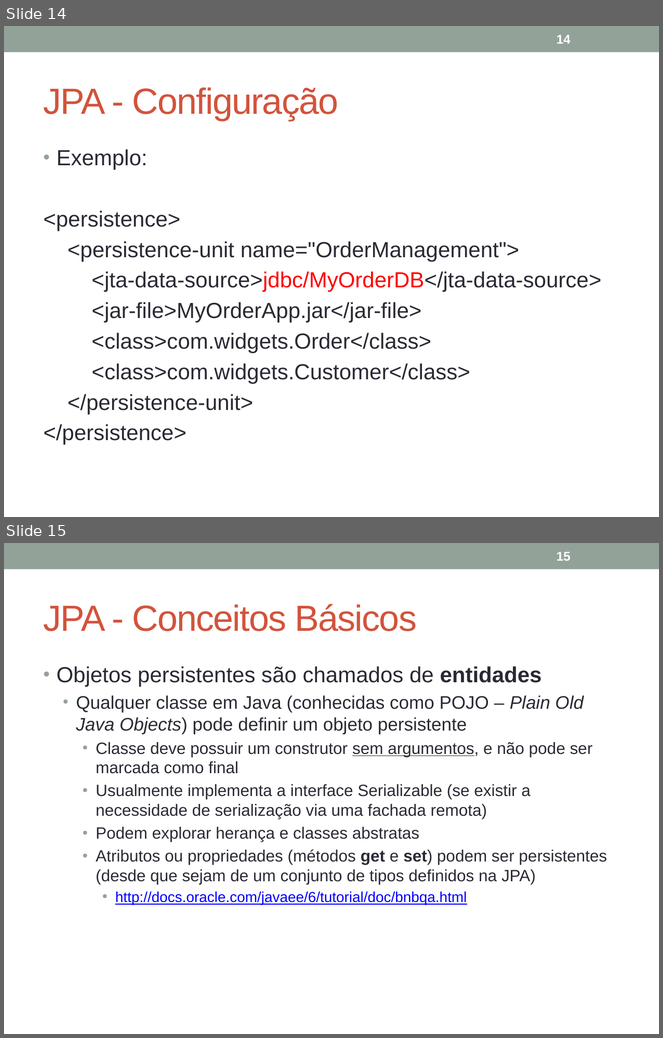
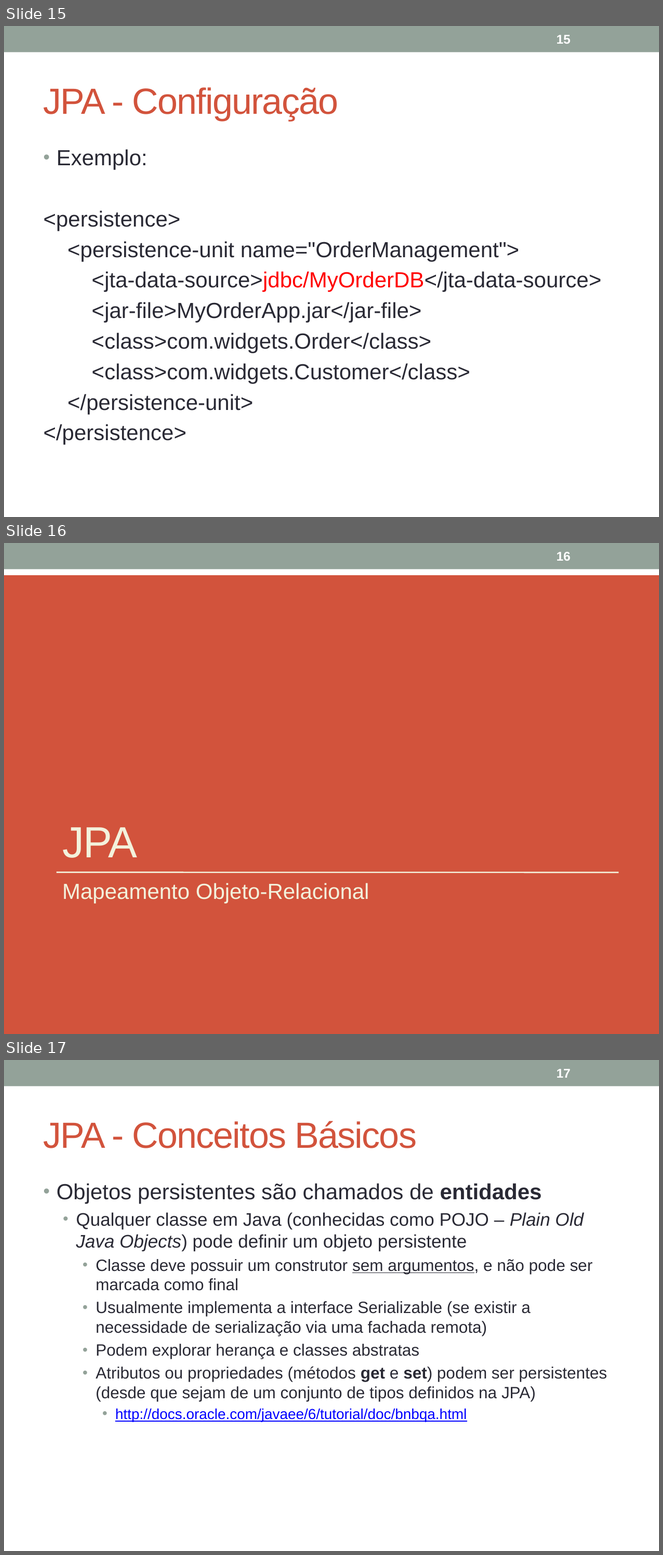
Before and after one commit to VanusaASilva/VanusaASilva, a slide deck: Material/JavaEE_JPA.pptx. Shown one above the other, each under a label of ours: slides 14 and 15 before the commit, slides 15, 16 and 17 after it. The pictures are 663x1038 and 663x1555 pixels, drawn with LibreOffice and Linux fonts; fonts in the diff are those of the drawing. Boxes give left, top, right and bottom in pixels: in the first picture for what was removed or moved away, otherwise in the second. Text is boxed around its words. In the diff, an @@ line names an element or a change of style, - is before the commit and + after.

```diff
--- a/Material/JavaEE_JPA.pptx
+++ b/Material/JavaEE_JPA.pptx
@@ slide 16 added at <box>4,543,659,1034</box>, background #D2533C; not listed: 1 template element that a slide beside it also shows @@
@@ page number added at <box>557,552,571,561</box>, 14 pt, text #FFFFFF, bold @@
+16
@@ rectangle added at <box>4,559,659,575</box>, fill #FFFFFF @@
@@ title added at <box>62,827,137,858</box>, 48 pt, text #F3F2DC @@
+JPA
@@ line added from (57, 873) to (619, 873), #F3F2DC 1.5 pt @@
@@ text added at <box>62,883,370,904</box>, 24 pt, text #F3F2DC @@
+Mapeamento Objeto-Relacional
@@ what was slide 14 is now slide 15 @@
@@ page number at <box>557,35,571,44</box>: text changed @@
-14
+15
@@ what was slide 15 is now slide 17 @@
@@ page number at <box>557,1069,571,1078</box>: text changed @@
-15
+17
```
Also in this commit, not shown: 1 slide changed, 91 other slides added, 55 other files.
